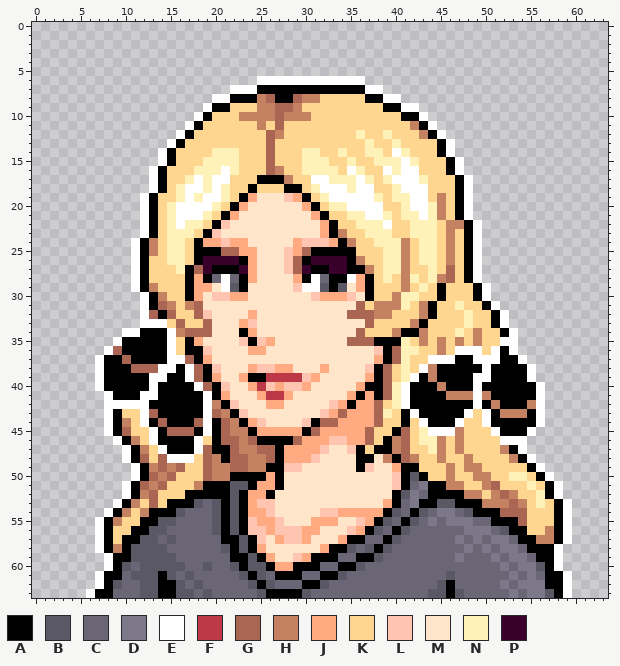
Pixel-art sprite -- graphics/field_mugshots/people/cynthia/happy.png. This is how it looked before the edit.
The file is 64x64 pixels. Colours within 5 levels of each other are drawn and written as one.
Palette (. is transparent): A #000000  B #5b5865  C #6b6675  D #7c7789  E #ffffff  F #bd3947  G #ab6653  H #c58262  J #ffaa80  K #ffd68f  L #ffc5b0  M #ffe6ca  N #fff2b8  P #38002a
New version:
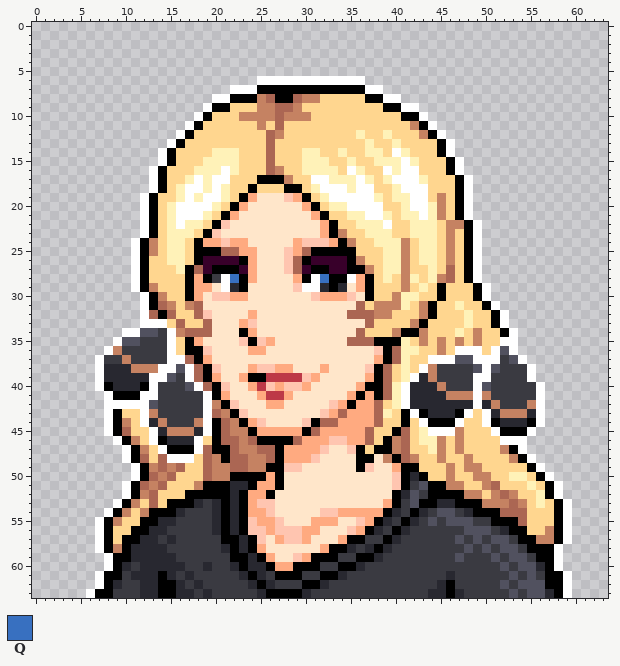
Colours new in this view: Q #3870c0
Difference:
colour B: #5b5865 -> #282830
colour C: #6b6675 -> #3a3a41
colour D: #7c7789 -> #51515f
Changed rows in their new state; - is a pixel that keeps its letter.
first column x 22:
28 Q---------Q
first column x 8:
34 ----DDC-----------------------------------------
35 --DDCCC-----------------------------------------
36 -HCCCCC-------------------------------------D---
37 CCHCCCC--------------------------------DD---CD--
38 BBBHHH--D----------------------------CCCCD-DCCC-
39 BBBBB--DC--------------------------B-CCCC--CCCC-
40 -BBB--CCCD------------------------BBB-CCC-DCCCCC
41 ------CCCCC-----------------------BBBB-----CCCCC
42 -----DCCCCC-----------------------BBBBBBB-B-CCC-
43 -----HCCCCC-------------------------BBB----B---B
44 -----BHCCCH---------------------------------BBB-
45 ------BHHHB-------------------------------------
46 -------BBB--------------------------------------
